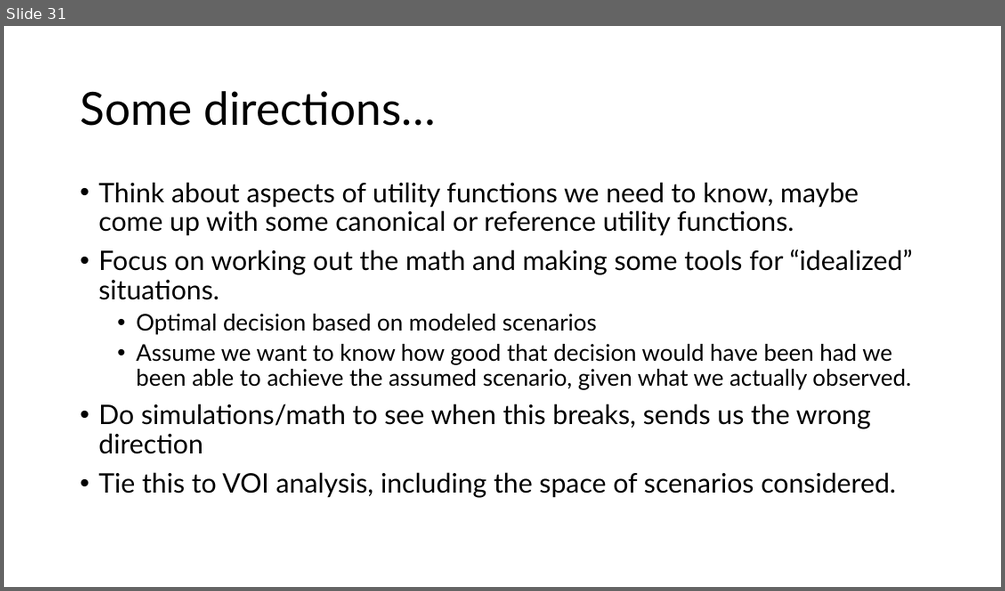
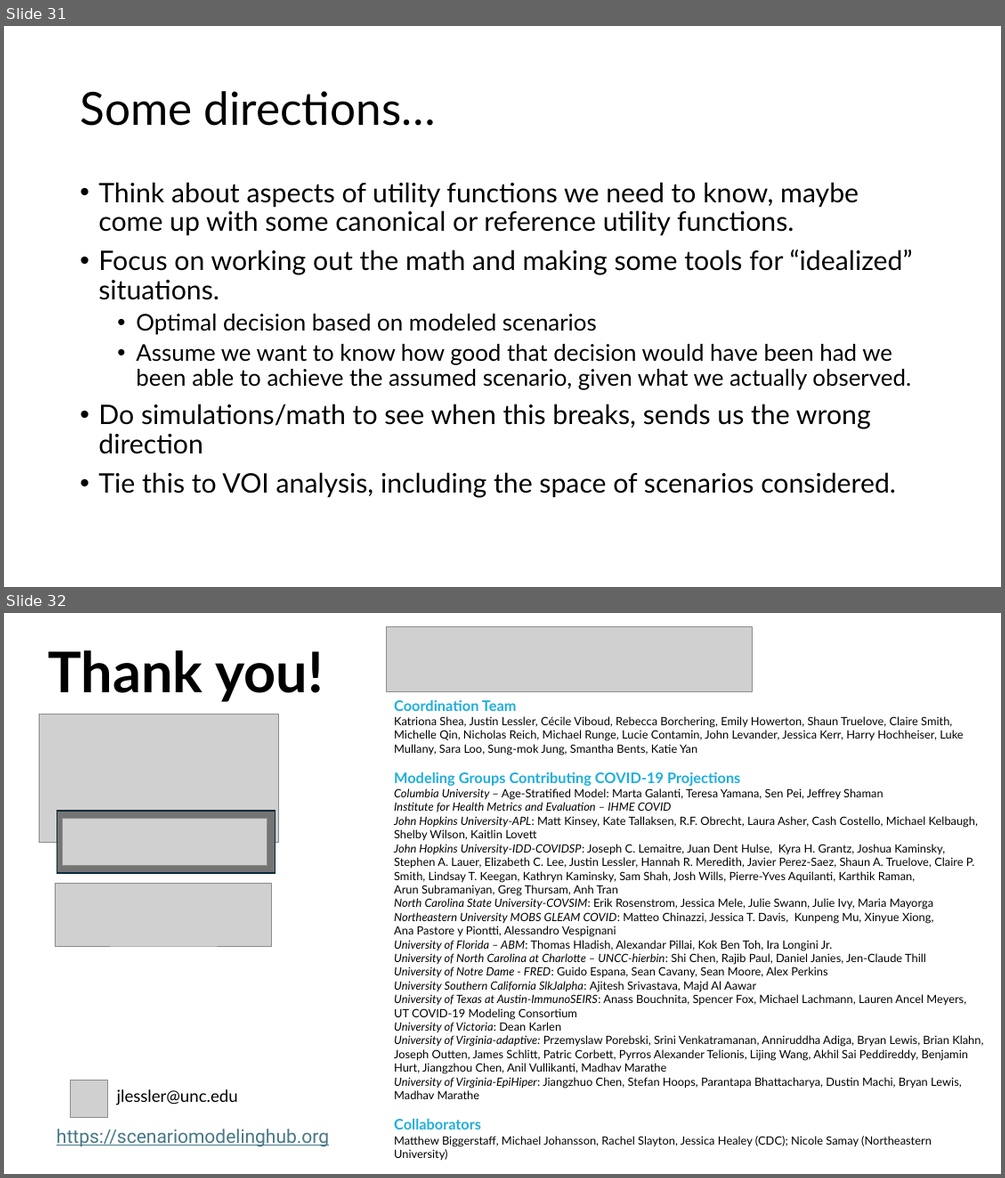
Before and after one commit to UNCIDD/scenario-eval-theory, a slide deck: presentations/INIPresentation_JL.pptx. Shown one above the other, each under a label of ours: slide 31 before the commit, slides 31 and 32 after it. The pictures are 1005x591 and 1005x1178 pixels, drawn with LibreOffice and Linux fonts; fonts in the diff are those of the drawing; grey boxes stand for pictures. Boxes give left, top, right and bottom in pixels: in the first picture for what was removed or moved away, otherwise in the second. Text is boxed around its words. In the diff, an @@ line names an element or a change of style, - is before the commit and + after.

```diff
--- a/presentations/INIPresentation_JL.pptx
+++ b/presentations/INIPresentation_JL.pptx
@@ slide 32 added at bbox=[4, 613, 1001, 1174], background #FFFFFF @@
@@ picture added at bbox=[387, 626, 752, 691] @@
@@ text added at bbox=[48, 650, 324, 702], 54 pt, text #000000, bold @@
+Thank you!
@@ picture added at bbox=[39, 714, 279, 843] @@
@@ text added at bbox=[394, 700, 983, 1159], 11 pt, text #000000 @@
+Coordination Team
+Katriona Shea, Justin Lessler, Cécile Viboud, Rebecca Borchering, Emily Howerton, Shaun Truelove, Claire Smith, Michelle Qin, Nicholas Reich, Michael Runge, Lucie Contamin, John Levander, Jessica Kerr, Harry Hochheiser, Luke Mullany, Sara Loo, Sung-mok Jung, Smantha Bents, Katie Yan
+Modeling Groups Contributing COVID-19 Projections
+Columbia University – Age-Stratified Model: Marta Galanti, Teresa Yamana, Sen Pei, Jeffrey Shaman
+Institute for Health Metrics and Evaluation – IHME COVID
+John Hopkins University-APL: Matt Kinsey, Kate Tallaksen, R.F. Obrecht, Laura Asher, Cash Costello, Michael Kelbaugh, Shelby Wilson, Kaitlin Lovett
+John Hopkins University-IDD-COVIDSP: Joseph C. Lemaitre, Juan Dent Hulse, Kyra H. Grantz, Joshua Kaminsky,
+Stephen A. Lauer, Elizabeth C. Lee, Justin Lessler, Hannah R. Meredith, Javier Perez-Saez, Shaun A. Truelove, Claire P. Smith, Lindsay T. Keegan, Kathryn Kaminsky, Sam Shah, Josh Wills, Pierre-Yves Aquilanti, Karthik Raman,
+Arun Subramaniyan, Greg Thursam, Anh Tran
+North Carolina State University-COVSIM: Erik Rosenstrom, Jessica Mele, Julie Swann, Julie Ivy, Maria Mayorga
+Northeastern University MOBS GLEAM COVID: Matteo Chinazzi, Jessica T. Davis, Kunpeng Mu, Xinyue Xiong,
+Ana Pastore y Piontti, Alessandro Vespignani
+University of Florida – ABM: Thomas Hladish, Alexandar Pillai, Kok Ben Toh, Ira Longini Jr.
+University of North Carolina at Charlotte – UNCC-hierbin: Shi Chen, Rajib Paul, Daniel Janies, Jen-Claude Thill
+University of Notre Dame - FRED: Guido Espana, Sean Cavany, Sean Moore, Alex Perkins
+University Southern California SlkJalpha: Ajitesh Srivastava, Majd Al Aawar
+University of Texas at Austin-ImmunoSEIRS: Anass Bouchnita, Spencer Fox, Michael Lachmann, Lauren Ancel Meyers,
+UT COVID-19 Modeling Consortium
+University of Victoria: Dean Karlen
+University of Virginia-adaptive: Przemyslaw Porebski, Srini Venkatramanan, Anniruddha Adiga, Bryan Lewis, Brian Klahn, Joseph Outten, James Schlitt, Patric Corbett, Pyrros Alexander Telionis, Lijing Wang, Akhil Sai Peddireddy, Benjamin Hurt, Jiangzhou Chen, Anil Vullikanti, Madhav Marathe
+University of Virginia-EpiHiper: Jiangzhuo Chen, Stefan Hoops, Parantapa Bhattacharya, Dustin Machi, Bryan Lewis,
+Madhav Marathe
+Collaborators
+Matthew Biggerstaff, Michael Johansson, Rachel Slayton, Jessica Healey (CDC); Nicole Samay (Northeastern University)
@@ rectangle added at bbox=[57, 811, 275, 873], fill #747474, outline #092A39 1.5 pt @@
@@ picture added at bbox=[63, 818, 267, 866] @@
@@ picture added at bbox=[55, 883, 272, 947] @@
@@ picture added at bbox=[70, 1080, 107, 1118] @@
@@ text added at bbox=[117, 1089, 238, 1105], 16 pt, text #000000 @@
+jlessler@unc.edu
@@ text added at bbox=[57, 1128, 329, 1147], 18 pt, text #467886, underline @@
+https://scenariomodelinghub.org
```
Also in this commit, not shown: 2 slides changed, 2 slides removed.
